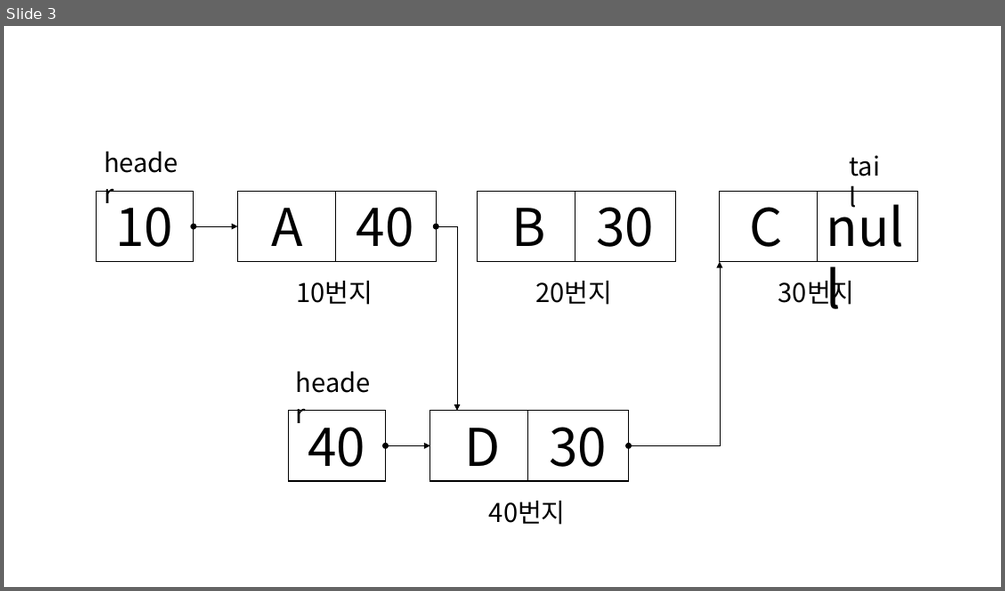
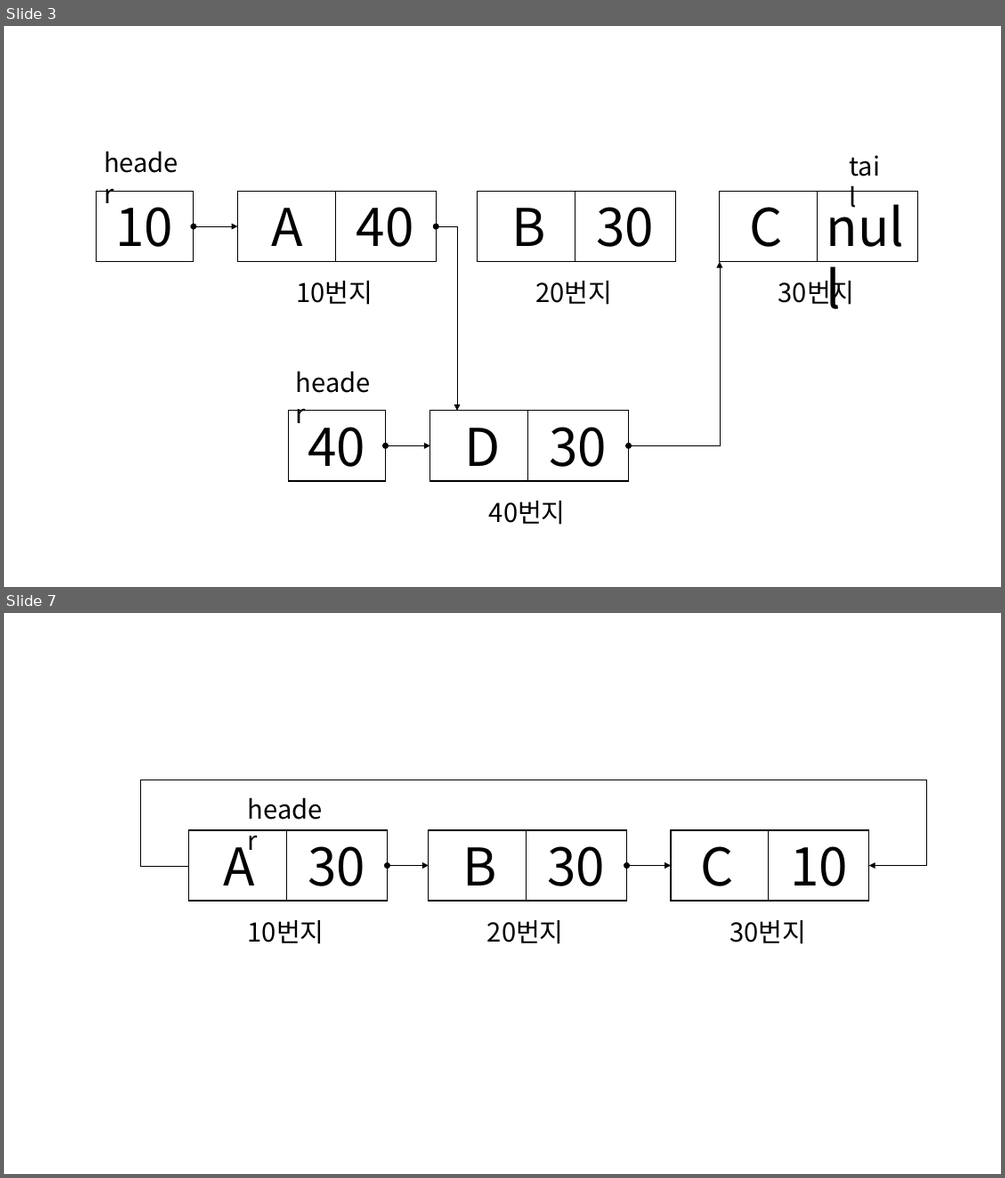
Before and after one commit to glitter1221/algorithm, a slide deck: linkedList/linkedList.pptx. Shown one above the other, each under a label of ours: slide 3 before the commit, slides 3 and 7 after it; the slides between them are not shown. The pictures are 1005x591 and 1005x1178 pixels, drawn with LibreOffice and Linux fonts; fonts in the diff are those of the drawing. Boxes give left, top, right and bottom in pixels: in the first picture for what was removed or moved away, otherwise in the second. Text is boxed around its words. In the diff, an @@ line names an element or a change of style, - is before the commit and + after.

```diff
--- a/linkedList/linkedList.pptx
+++ b/linkedList/linkedList.pptx
@@ slide 7 added at (4, 613, 1001, 1174), background #FFFFFF @@
@@ elbow arrow added from (189, 867) to (869, 866), #000000 0.5 pt @@
@@ text added at (241, 789, 338, 828), 25 pt, text #000000 @@
+header
@@ rectangle added at (189, 830, 387, 900), outline #000000 1 pt @@
@@ text added at (223, 835, 254, 885), 50 pt, text #000000 @@
+A
@@ line added from (287, 830) to (287, 900), #000000 0.5 pt @@
@@ text added at (307, 846, 365, 886), 50 pt, text #000000 @@
+30
@@ rectangle added at (429, 830, 627, 900), outline #000000 1 pt @@
@@ text added at (462, 847, 496, 885), 50 pt, text #000000 @@
+B
@@ line added from (526, 830) to (526, 900), #000000 0.5 pt @@
@@ text added at (547, 846, 605, 886), 50 pt, text #000000 @@
+30
@@ rectangle added at (671, 830, 869, 900), outline #000000 1 pt @@
@@ text added at (700, 846, 733, 886), 50 pt, text #000000 @@
+C
@@ line added from (769, 830) to (769, 900), #000000 0.5 pt @@
@@ text added at (790, 846, 848, 886), 50 pt, text #000000 @@
+10
@@ double arrow added from (387, 866) to (429, 866), #000000 0.5 pt @@
@@ double arrow added from (627, 866) to (671, 866), #000000 0.5 pt @@
@@ text added at (248, 920, 324, 944), 25 pt, text #000000 @@
+10번지
@@ text added at (487, 920, 564, 944), 25 pt, text #000000 @@
+20번지
@@ text added at (729, 920, 806, 944), 25 pt, text #000000 @@
+30번지
```
Also in this commit, not shown: 3 slides changed, 2 other slides added, 4 other files.
